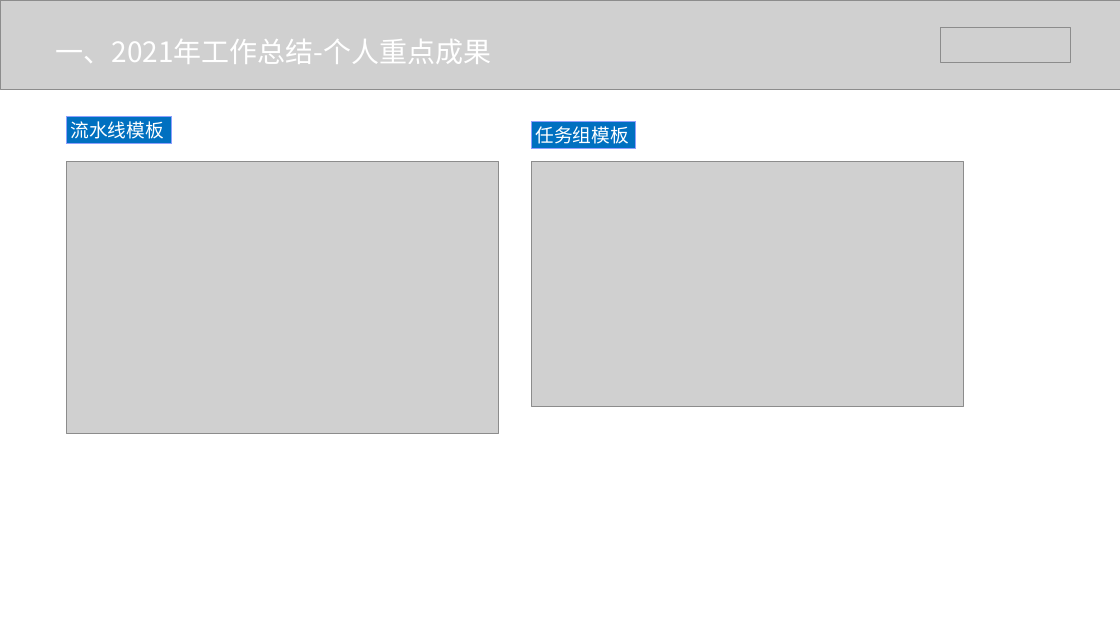
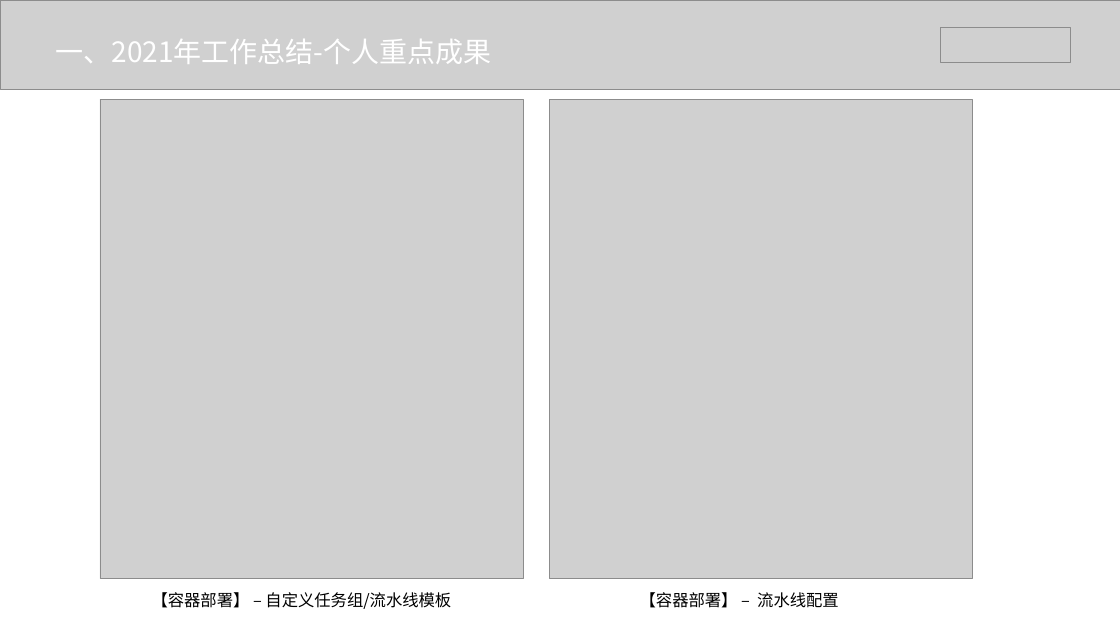
Before and after one commit to lvll-lll/get-get-climbing, a slide deck: slide 6 of doc/v/2021述职/互联网基础平台一部 2021年述职.pptx (slide 7 before the commit). Drawn at 1120x630 pixels with LibreOffice and Linux fonts; fonts in the diff are those of the drawing; grey boxes stand for pictures. Boxes give left, top, right and bottom in pixels: in the first picture for what was removed or moved away, otherwise in the second. Text is boxed around its words. In the diff, an @@ line names an element or a change of style, - is before the commit and + after.

```diff
--- a/doc/v/2021述职/互联网基础平台一部 2021年述职.pptx
+++ b/doc/v/2021述职/互联网基础平台一部 2021年述职.pptx
@@ rectangle removed at [66, 117, 171, 144] @@
-流水线模板
@@ picture: place and size @@
-picture at [66, 161, 499, 434]
+picture at [100, 99, 523, 579]
@@ picture added at [549, 99, 973, 579] @@
@@ rectangle removed at [531, 122, 636, 149] @@
-任务组模板
@@ picture removed at [531, 161, 964, 406] @@
@@ text added at [152, 592, 451, 609], 28 pt, text #000000 @@
+【容器部署】 – 自定义任务组/流水线模板
@@ text added at [640, 592, 839, 608], 28 pt, text #000000 @@
+【容器部署】 – 流水线配置
```
Also in this commit, not shown: 6 other slides changed, 5 slides added, 3 slides removed, 11 other files.
